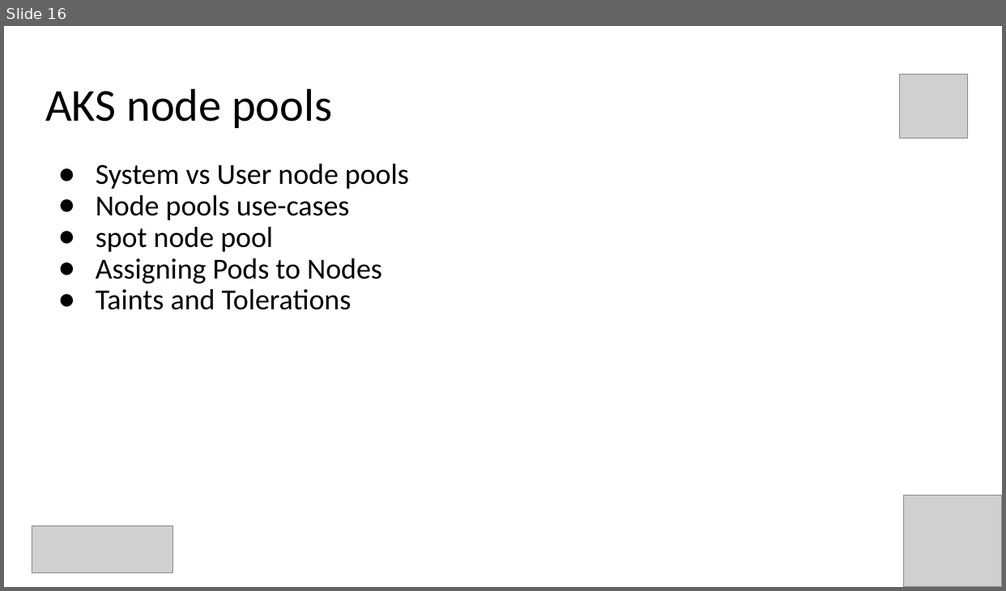
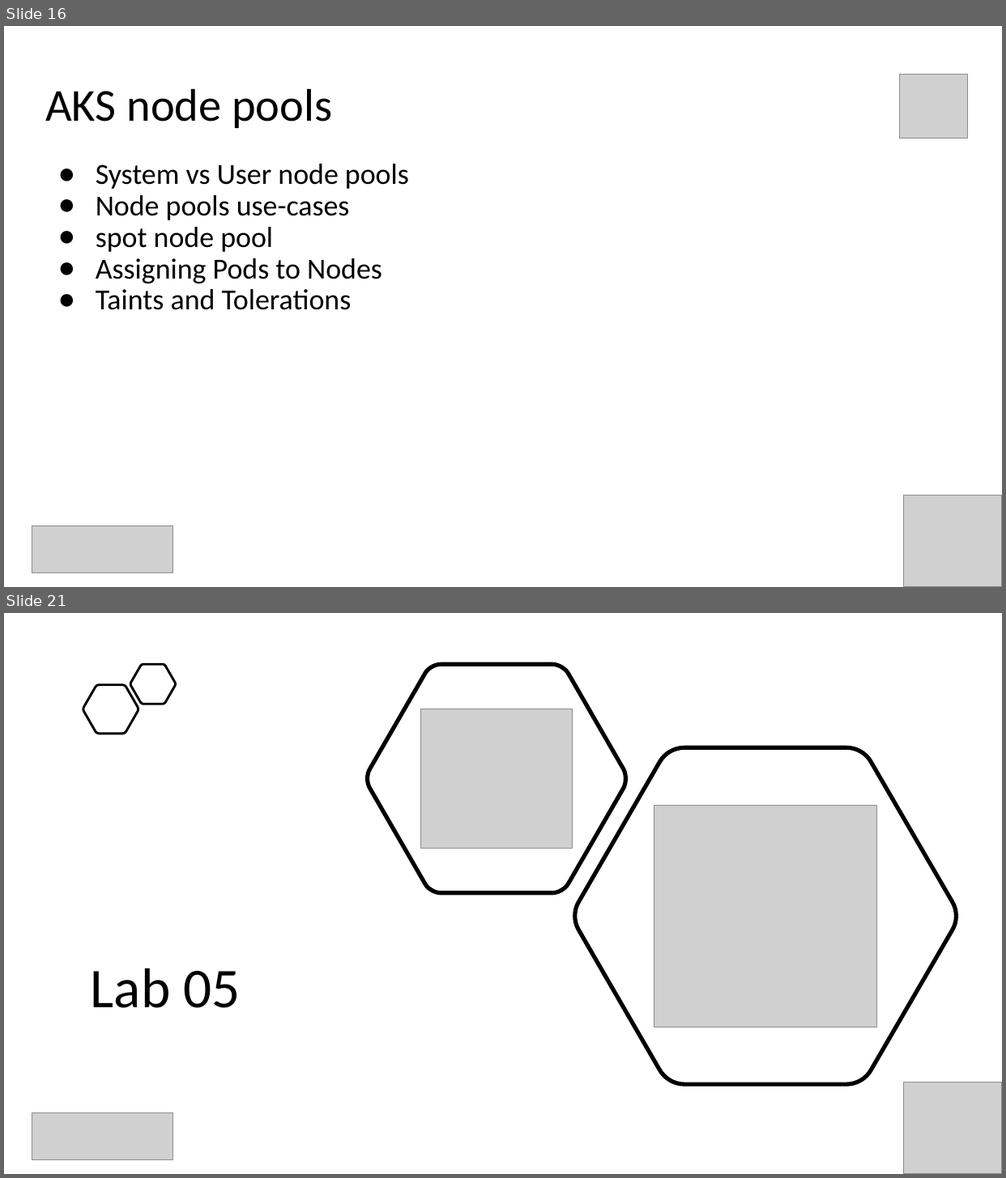
Before and after one commit to evgenyb/aks-workshops, a slide deck: 02-aks-advanced-configuration/slides/Advanced AKS Configuration.pptx. Shown one above the other, each under a label of ours: slide 16 before the commit, slides 16 and 21 after it; the slides between them are not shown. The pictures are 1006x591 and 1006x1178 pixels, drawn with LibreOffice and Linux fonts; fonts in the diff are those of the drawing; grey boxes stand for pictures. Boxes give left, top, right and bottom in pixels: in the first picture for what was removed or moved away, otherwise in the second. Text is boxed around its words. In the diff, an @@ line names an element or a change of style, - is before the commit and + after.

```diff
--- a/02-aks-advanced-configuration/slides/Advanced AKS Configuration.pptx
+++ b/02-aks-advanced-configuration/slides/Advanced AKS Configuration.pptx
@@ slide 21 added at box(4, 613, 1002, 1174), background #FFFFFF @@
@@ freeform shape added at box(83, 685, 138, 734), outline #000000 2.25 pt @@
@@ freeform shape added at box(130, 664, 176, 704), outline #000000 2.25 pt @@
@@ freeform shape added at box(368, 664, 626, 893), outline #000000 4 pt @@
@@ picture added at box(421, 709, 572, 848) @@
@@ freeform shape added at box(573, 747, 957, 1084), outline #000000 4 pt @@
@@ picture added at box(654, 806, 877, 1028) @@
@@ text added at box(91, 969, 240, 1008), 54 pt, text #000000 @@
+Lab 05
@@ picture added at box(904, 1082, 1002, 1174) @@
@@ picture added at box(32, 1114, 173, 1161) @@
```
Also in this commit, not shown: 2 slides changed, 3 other slides added, 2 other files.
